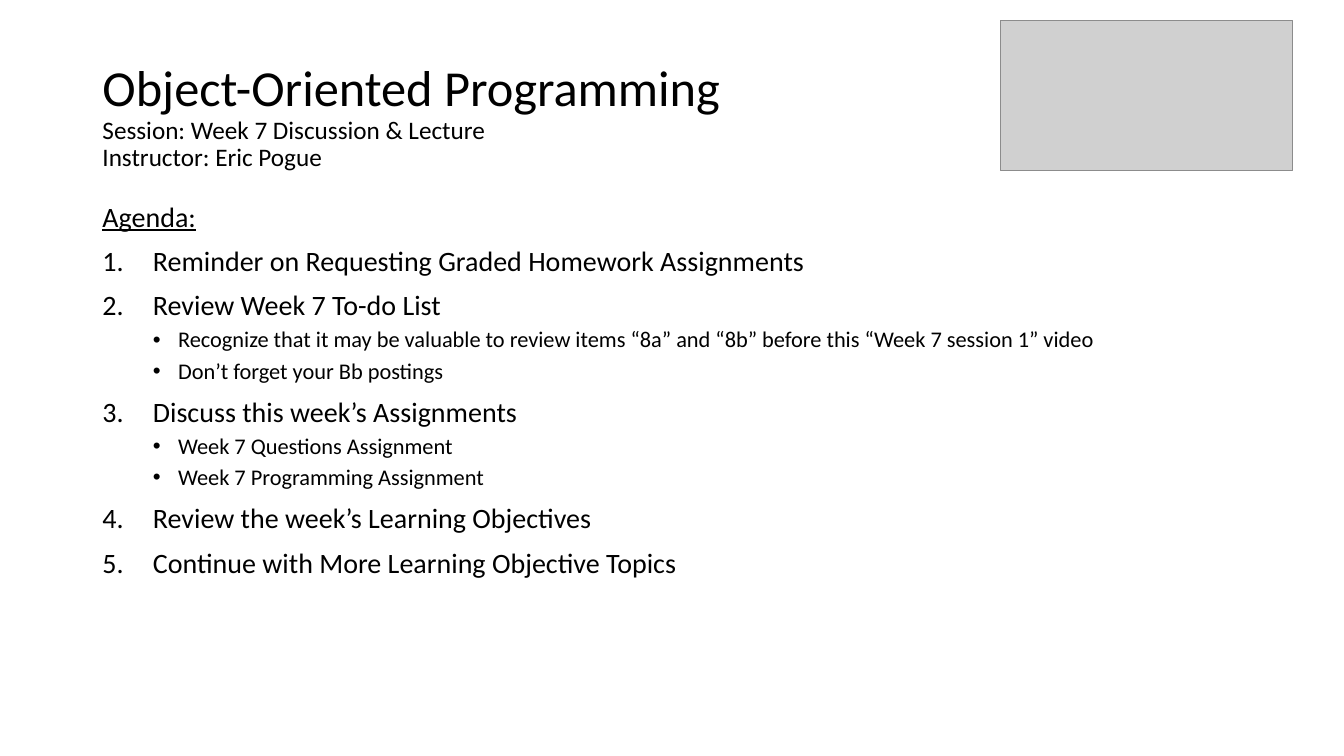
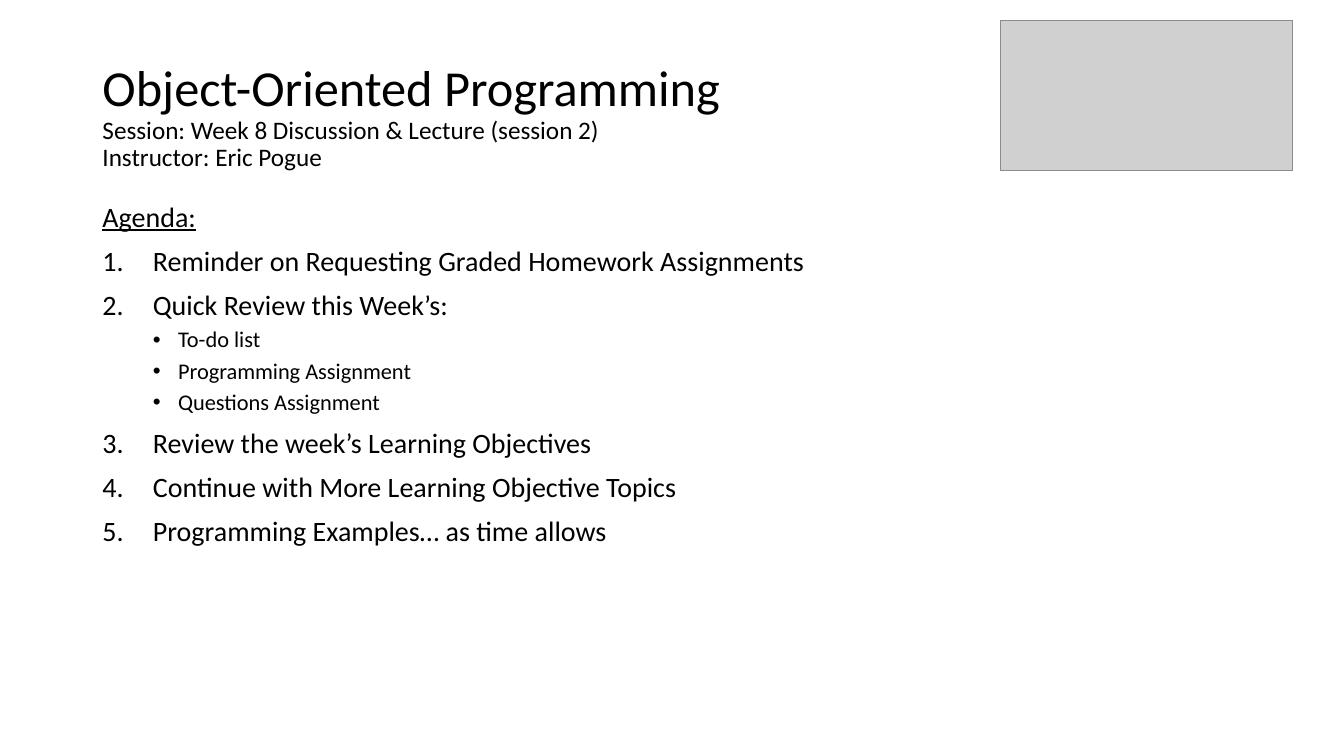
Before and after one commit to EricJPogue/www-epogue-info, a slide deck: slide 19 of CPSC-24500/Week08/2017SpringW08Slides.pptx (slide 29 before the commit). Drawn at 1344x756 pixels with LibreOffice and Linux fonts; fonts in the diff are those of the drawing; grey boxes stand for pictures. Boxes give left, top, right and bottom in pixels: in the first picture for what was removed or moved away, otherwise in the second. Text is boxed around its words. In the diff, an @@ line names an element or a change of style, - is before the commit and + after.

```diff
--- a/CPSC-24500/Week08/2017SpringW08Slides.pptx
+++ b/CPSC-24500/Week08/2017SpringW08Slides.pptx
@@ title at [102,71,720,171]: text changed @@
-Object-Oriented Programming
-Session: Week 7 Discussion & Lecture
-Instructor: Eric Pogue
+Object-Oriented Programming
+Session: Week 8 Discussion & Lecture (session 2)
+Instructor: Eric Pogue
@@ text at [153,295,447,414]: text changed @@
-2. Review Week 7 To-do List
-  • Recognize that it may be valuable to review items “8a” and “8b” before this “Week 7 session 1” video
-  • Don’t forget your Bb postings
-3. Discuss this week’s Assignments
-  • Week 7 Questions Assignment
-  • Week 7 Programming Assignment
+2. Quick Review this Week’s:
+  • To-do list
+  • Programming Assignment
+  • Questions Assignment
@@ text at [153,521,607,546]: paragraph added @@
+5. Programming Examples… as time allows
```
Also in this commit, not shown: 6 other slides changed, 17 slides added, 14 slides removed, 6 other files.
